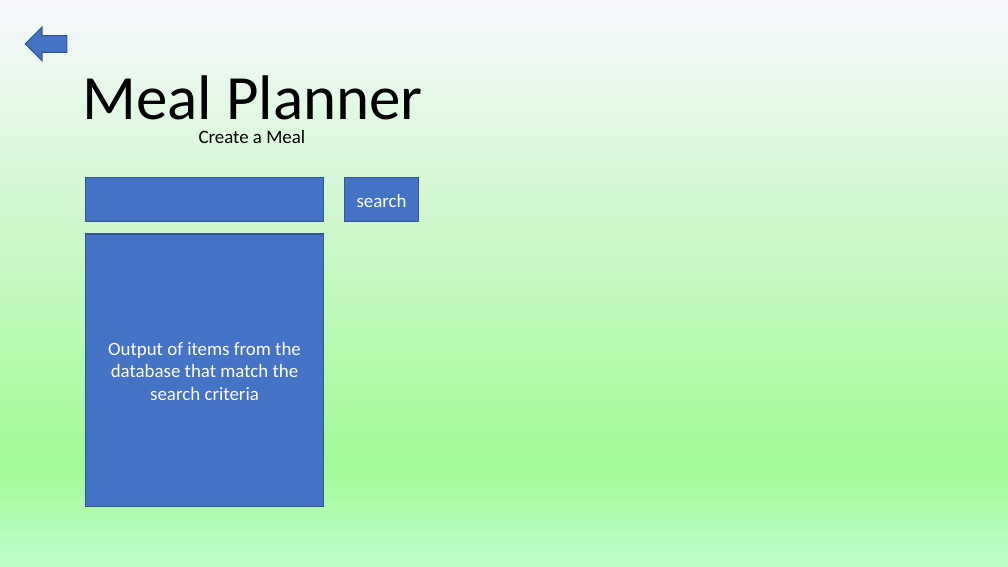
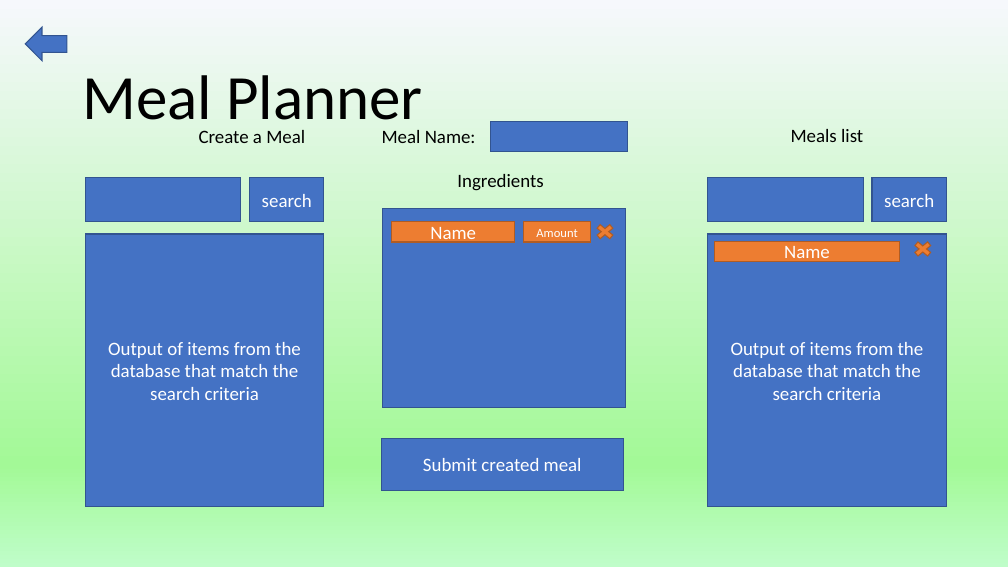
Before and after one commit to maciejmalec/mealplanner, a slide deck: slide 2 of Docs/UserInterfaceDemo.pptx. Drawn at 1008x567 pixels with LibreOffice and Linux fonts; fonts in the diff are those of the drawing. Boxes give left, top, right and bottom in pixels: in the first picture for what was removed or moved away, otherwise in the second. Text is boxed around its words. In the diff, an @@ line names an element or a change of style, - is before the commit and + after.

```diff
--- a/Docs/UserInterfaceDemo.pptx
+++ b/Docs/UserInterfaceDemo.pptx
@@ text added at (x1=382, y1=130, x2=476, y2=143), 18 pt, text #000000 @@
+Meal Name:
@@ rectangle added at (x1=490, y1=122, x2=628, y2=152), fill #4472C4, outline #325491 1 pt @@
@@ text added at (x1=791, y1=129, x2=863, y2=142), 18 pt, text #000000 @@
+Meals list
@@ rectangle resized from (x1=85, y1=178, x2=324, y2=222) to (x1=85, y1=178, x2=241, y2=222) @@
@@ rectangle "search" moved from (x1=345, y1=178, x2=419, y2=222) to (x1=250, y1=178, x2=324, y2=222) @@
@@ text added at (x1=457, y1=174, x2=543, y2=191), 18 pt, text #000000 @@
+Ingredients
@@ rectangle added at (x1=708, y1=178, x2=864, y2=222), fill #4472C4, outline #325491 1 pt @@
@@ rectangle added at (x1=872, y1=178, x2=946, y2=222), fill #4472C4, outline #325491 1 pt, 18 pt, text #FFFFFF @@
+search
@@ rectangle added at (x1=383, y1=209, x2=625, y2=408), fill #4472C4, outline #325491 1 pt @@
@@ rectangle added at (x1=392, y1=222, x2=515, y2=243), fill #ED7D31, outline #AF5C24 1 pt, 18 pt, text #FFFFFF @@
+Name
@@ rectangle added at (x1=523, y1=222, x2=591, y2=243), fill #ED7D31, outline #AF5C24 1 pt, 12 pt, text #FFFFFF @@
+Amount
@@ cross added at (x1=593, y1=222, x2=617, y2=242), fill #ED7D31, outline #AF5C24 1 pt @@
@@ rectangle added at (x1=708, y1=234, x2=947, y2=507), fill #4472C4, outline #325491 1 pt, 18 pt, text #FFFFFF @@
+Output of items from the database that match the search criteria
@@ cross added at (x1=910, y1=239, x2=935, y2=259), fill #ED7D31, outline #AF5C24 1 pt @@
@@ rectangle added at (x1=715, y1=241, x2=899, y2=262), fill #ED7D31, outline #AF5C24 1 pt, 18 pt, text #FFFFFF @@
+Name
@@ rectangle added at (x1=381, y1=439, x2=623, y2=491), fill #4472C4, outline #325491 1 pt, 18 pt, text #FFFFFF @@
+Submit created meal
```
Also in this commit, not shown: 1 other slide changed, 13 other files.
